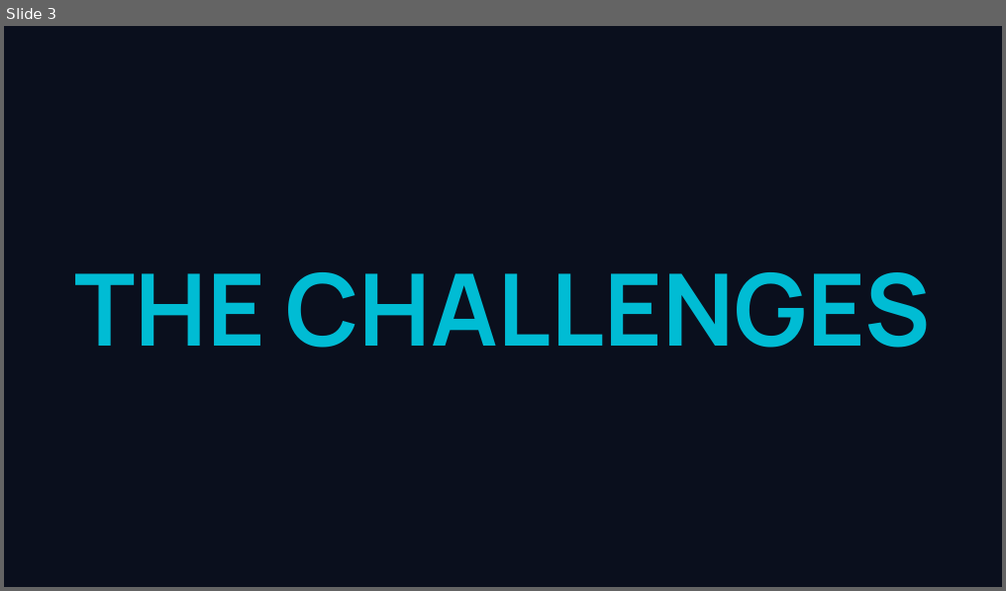
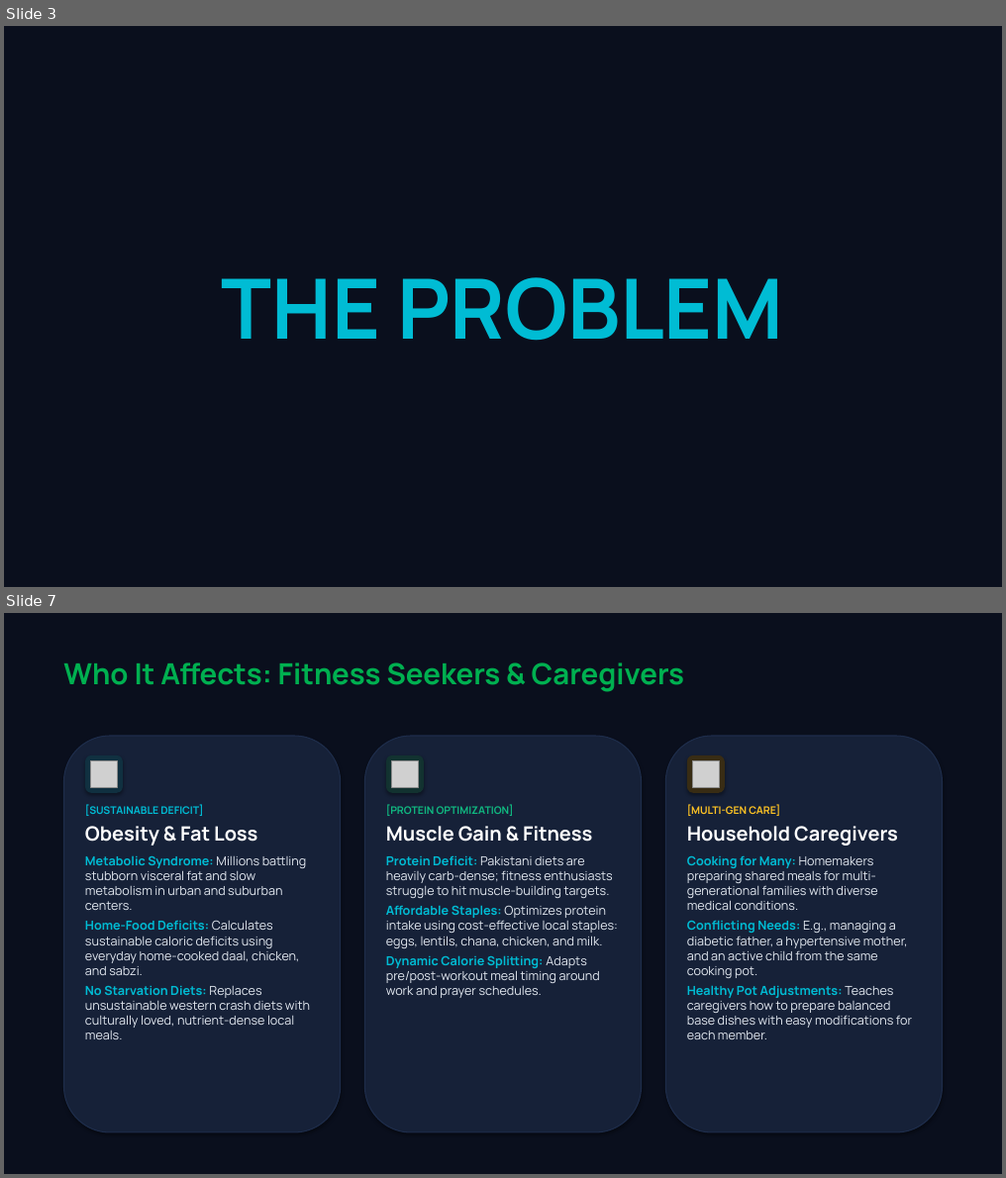
Before and after one commit to m-Affan55/NutriSense, a slide deck: docs/NutriSense_Hackathon_Presentation.pptx. Shown one above the other, each under a label of ours: slide 3 before the commit, slides 3 and 7 after it; the slides between them are not shown. The pictures are 1006x591 and 1006x1178 pixels, drawn with LibreOffice and Linux fonts; fonts in the diff are those of the drawing; grey boxes stand for pictures. Boxes give left, top, right and bottom in pixels: in the first picture for what was removed or moved away, otherwise in the second. Text is boxed around its words. In the diff, an @@ line names an element or a change of style, - is before the commit and + after.

```diff
--- a/docs/NutriSense_Hackathon_Presentation.pptx
+++ b/docs/NutriSense_Hackathon_Presentation.pptx
@@ slide 7 added at [4, 613, 1002, 1174], background #FFFFFF @@
@@ rectangle added at [4, 613, 1002, 1174], fill #0A0F1D @@
@@ text added at [63, 663, 684, 692], 28 pt, text #00B050, bold @@
+Who It Affects: Fitness Seekers & Caregivers
@@ rounded rectangle added at [63, 736, 341, 1133], fill #162138, outline #1E2D4B 1 pt @@
@@ rounded rectangle added at [85, 756, 122, 792], fill #103040 @@
@@ rounded rectangle added at [364, 736, 642, 1133], fill #162138, outline #1E2D4B 1 pt @@
@@ rounded rectangle added at [386, 756, 423, 792], fill #123230 @@
@@ rounded rectangle added at [665, 736, 943, 1133], fill #162138, outline #1E2D4B 1 pt @@
@@ rounded rectangle added at [687, 756, 725, 792], fill #382C14 @@
@@ picture added at [91, 761, 117, 787] @@
@@ picture added at [392, 761, 418, 787] @@
@@ picture added at [693, 761, 719, 787] @@
@@ text added at [85, 805, 310, 1040], 12 pt, text #E2E8F0 @@
+[SUSTAINABLE DEFICIT]
+Obesity & Fat Loss
+Metabolic Syndrome: Millions battling stubborn visceral fat and slow metabolism in urban and suburban centers.
+Home-Food Deficits: Calculates sustainable caloric deficits using everyday home-cooked daal, chicken, and sabzi.
+No Starvation Diets: Replaces unsustainable western crash diets with culturally loved, nutrient-dense local meals.
@@ text added at [386, 805, 618, 998], 12 pt, text #E2E8F0 @@
+[PROTEIN OPTIMIZATION]
+Muscle Gain & Fitness
+Protein Deficit: Pakistani diets are heavily carb-dense; fitness enthusiasts struggle to hit muscle-building targets.
+Affordable Staples: Optimizes protein intake using cost-effective local staples: eggs, lentils, chana, chicken, and milk.
+Dynamic Calorie Splitting: Adapts pre/post-workout meal timing around work and prayer schedules.
@@ text added at [687, 805, 912, 1040], 12 pt, text #E2E8F0 @@
+[MULTI-GEN CARE]
+Household Caregivers
+Cooking for Many: Homemakers preparing shared meals for multi-generational families with diverse medical conditions.
+Conflicting Needs: E.g., managing a diabetic father, a hypertensive mother, and an active child from the same cooking pot.
+Healthy Pot Adjustments: Teaches caregivers how to prepare balanced base dishes with easy modifications for each member.
@@ slide 3 changed as well @@
@@ text at [222, 277, 784, 341]: text changed; size 96 to 80 pt @@
-THE CHALLENGES
+THE PROBLEM
```
Also in this commit, not shown: 4 other slides changed, 18 other slides added, 11 slides removed, 6 other files.
